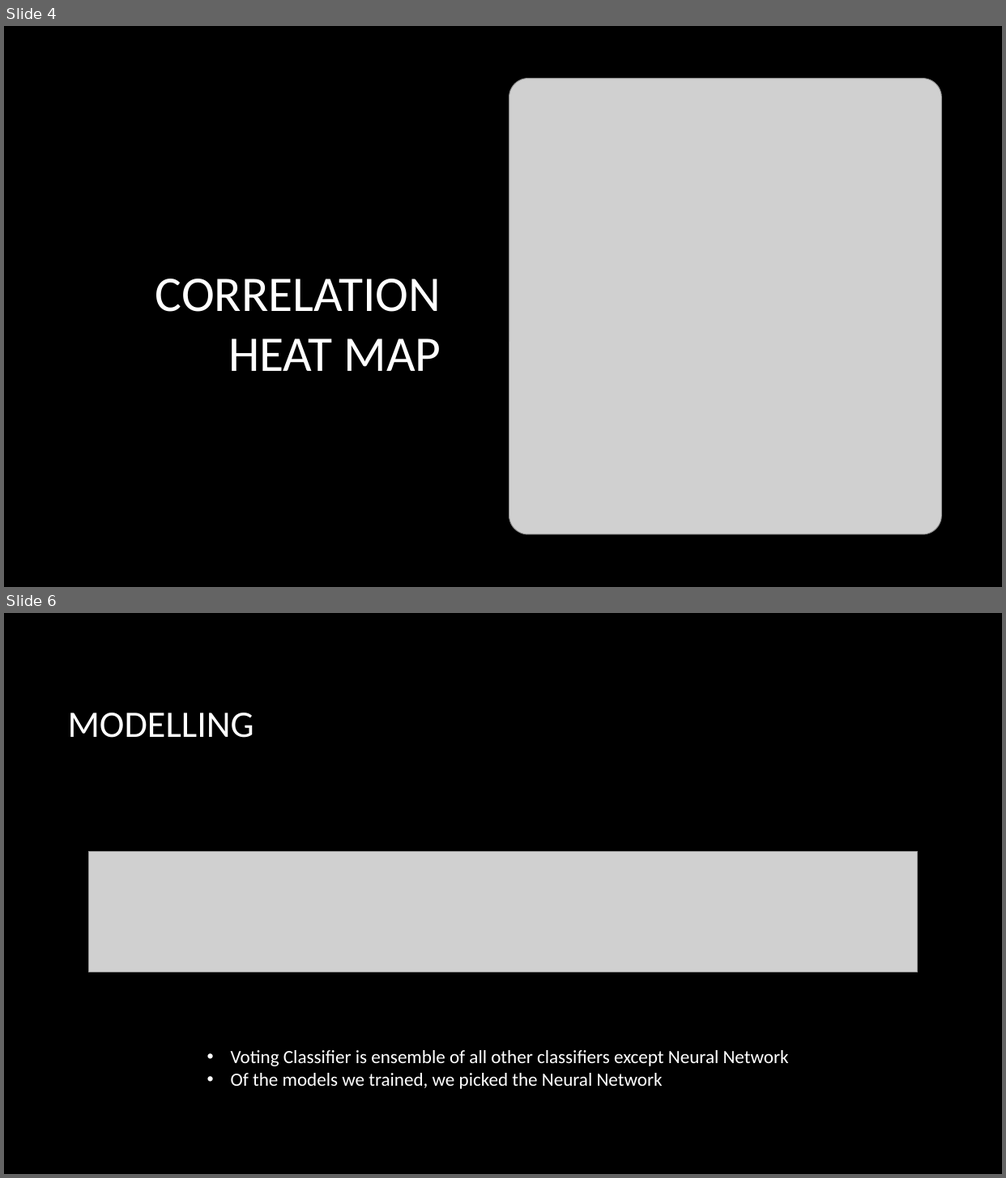
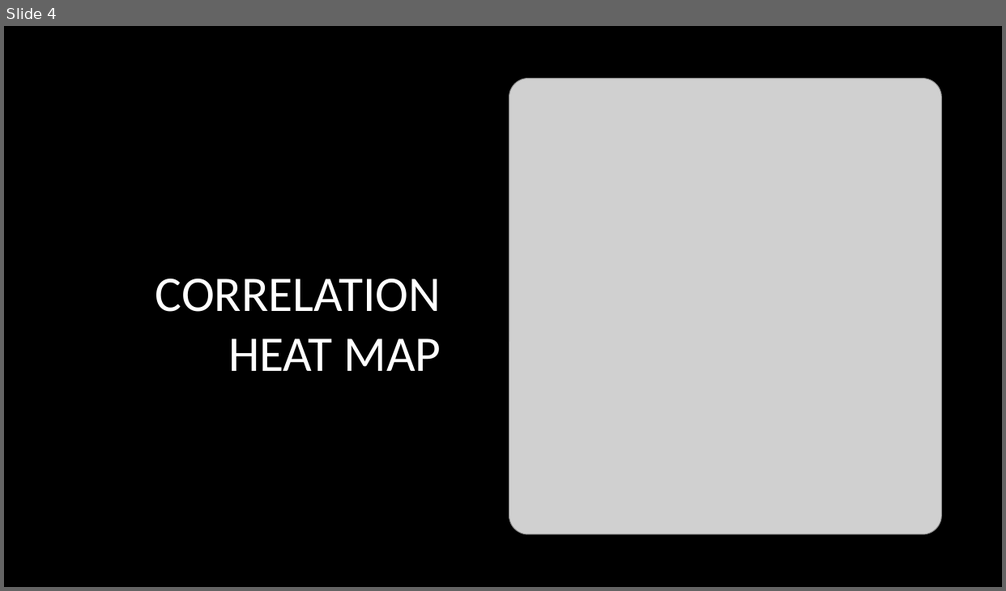
Before and after one commit to LilInformat/UofT-3253-OzoneAnalysis, a slide deck: Ozone Days Forecasting.pptx. Shown one above the other, each under a label of ours: slides 4 and 6 before the commit, slide 4 after it; the slides between them are not shown. The pictures are 1006x1178 and 1006x591 pixels, drawn with LibreOffice and Linux fonts; fonts in the diff are those of the drawing; grey boxes stand for pictures; background and template pictures are left out. Boxes give left, top, right and bottom in pixels: in the first picture for what was removed or moved away, otherwise in the second. Text is boxed around its words. In the diff, an @@ line names an element or a change of style, - is before the commit and + after.

```diff
--- a/Ozone Days Forecasting.pptx
+++ b/Ozone Days Forecasting.pptx
@@ slide 6 removed at bbox=[4, 613, 1002, 1174], background picture (left out) @@
@@ title removed at bbox=[68, 713, 254, 738] @@
-MODELLING
@@ picture removed at bbox=[88, 852, 918, 973] @@
@@ text removed at bbox=[231, 1050, 789, 1089] @@
-• Voting Classifier is ensemble of all other classifiers except Neural Network
-• Of the models we trained, we picked the Neural Network
```
Also in this commit, not shown: 3 slides changed, 4 slides added.
